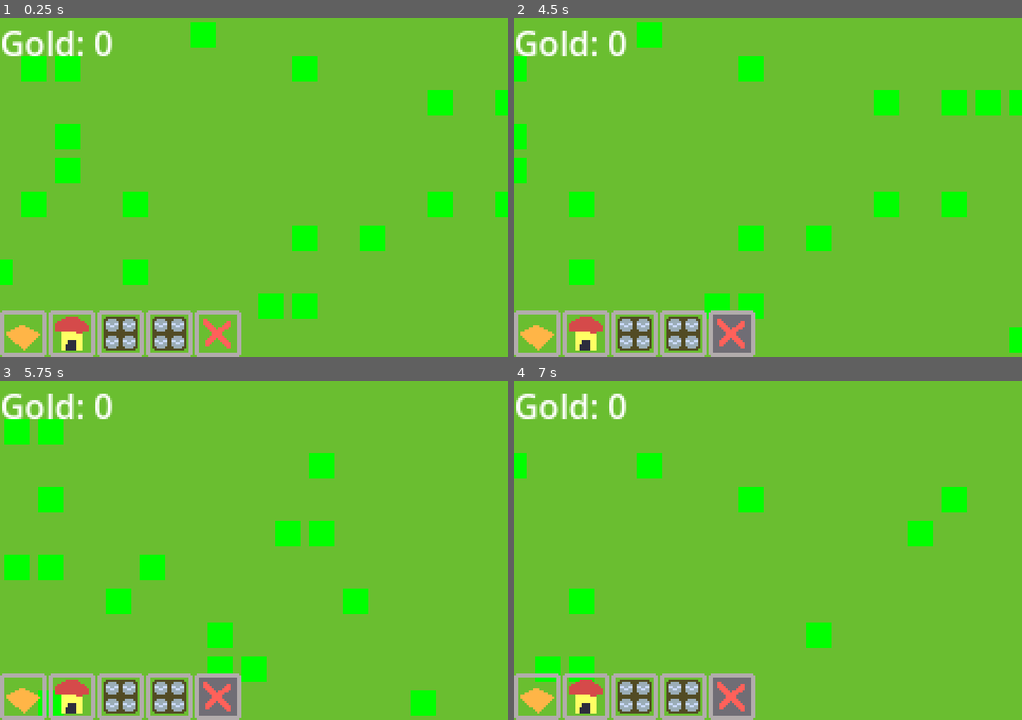
Above: before the commit, frames 1-4 (two rows, left to right).
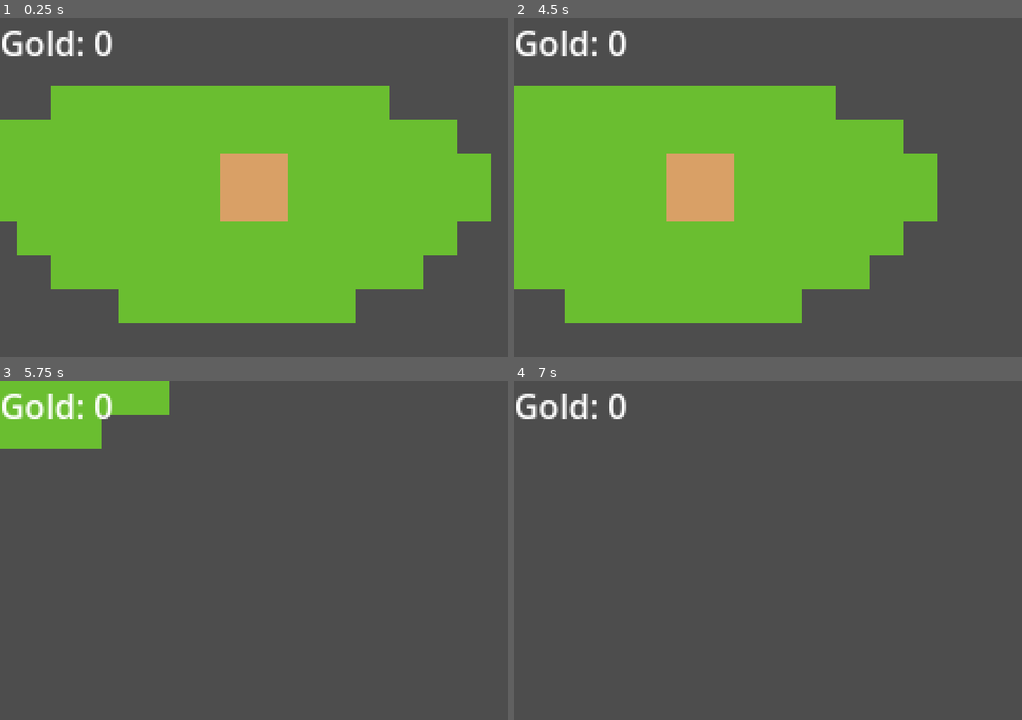
Above: after the commit, the same moments.

Repository: comfy-gamedev/ludum-dare-60
Game: Godot game, scene res://scenes/main/main.tscn
Same seed, same stepped clock (60 frames per second), same inputs: the game is played once before the commit and once after it. The engine's default icon, where the game draws it, is replaced by a stand-in: a white triangle on a blue panel in a dark square.
Inputs (mouse positions are in pixels of both pictures, inside the frame that each line leads up to):
- Up to frame 1 (0.25 s): no input
- Up to frame 2 (4.5 s): click (539, 333) at 0.52 s; click (585, 333) at 1.27 s; click (635, 333) at 2.02 s; click (681, 333) at 2.77 s; click (732, 333) at 3.52 s; tap Enter at 4.25 s; move the mouse to (879, 170) at 4.27 s; hold D (pan_right) from 4.28 s (still down); click (879, 170) at 4.42 s
- Up to frame 3 (5.75 s): move the mouse to (152, 567) at 5.02 s; release D (pan_right) at 5.03 s; hold S (pan_down) from 5.03 s (still down)
- Up to frame 4 (7 s): move the mouse to (818, 475) at 5.77 s; release S (pan_down) at 5.78 s; hold D (pan_right) 5.78-6.53 s; move the mouse to (742, 618) at 6.52 s; hold W (pan_up) from 6.53 s (still down); click (742, 618) at 6.67 s

The runs differ from the first frame. In frame 1, 51% of the frame differs, in the area x 0-100%, y 0-100%; in frame 2, 56%; in frame 3, 95%; in frame 4, 100%.
Error after the commit: Parse Error: The function signature doesn't match the parent. Parent signature is "can_place_item(Vector2i, Item) -> bool". (res://entities/buildings/homebase/…

Commit message:
Homebase

Diff:
--- /dev/null
+++ b/entities/buildings/homebase/homebase.gd
@@ -0,0 +1,100 @@
+extends BaseBuilding
+
+const ITEM_SPRITE = preload("uid://b6ueuaycfmiyo")
+const SLOT_OPEN = 2
+const SLOT_CLOSED = 0
+
+#var items: Array[ItemInstance] = [null, null, null, null, null, null, null, null]
+
+var slot_pos: Array[Vector2i] = [
+	Vector2i(1, 1),
+	Vector2i(0, 1),
+	Vector2i(-1, 1),
+	Vector2i(-1, 0),
+	Vector2i(-1, -1),
+	Vector2i(0, -1),
+	Vector2i(1, -1),
+	Vector2i(1, 0),
+]
+
+@onready var sprites: Array[Sprite2D] = [
+	$SlotSprite0,
+	$SlotSprite1,
+	$SlotSprite2,
+	$SlotSprite3,
+	$SlotSprite4,
+	$SlotSprite5,
+	$SlotSprite6,
+	$SlotSprite7,
+]
+
+
+func _init() -> void:
+	grid_transform_changed.connect(_grid_transform_changed)
+
+
+func _ready() -> void:
+	if is_preview:
+		_update()
+		return
+
+	for part in 9:
+		Main.current.building_add_part(self, _part_to_pos(part), part)
+
+	_update()
+
+
+func _part_to_pos(part: int) -> Vector2i:
+	if part == 8:
+		return grid_pos
+	return grid_pos + slot_pos[part]
+
+
+func _pos_to_part(pos: Vector2i) -> int:
+	var pp = pos - grid_pos
+	if pp == Vector2i.ZERO:
+		return 8
+	assert(pp in slot_pos)
+	return slot_pos.find(pp)
+
+
+func _grid_transform_changed() -> void:
+	_update.call_deferred()
+
+
+func can_place_item(pos: Vector2i) -> bool:
+	var part = _pos_to_part(pos)
+	if part == 8: return false
+	return true
+
+
+func can_take_item(_pos: Vector2i) -> bool:
+	return false
+
+
+func place_item(pos: Vector2i, item_inst: ItemInstance) -> void:
+	var part = _pos_to_part(pos)
+	print("place_item(%s, %s), part = %s" % [pos, item_inst, part])
+	assert(part < 8)
+	#assert(items[part] == null)
+	#items[part] = item_inst
+	if item_inst.sprite:
+		item_inst.sprite.queue_free()
+	Main.current.gold += item_inst.value
+	_update.call_deferred()
+
+
+func get_item(_pos: Vector2i) -> ItemInstance:
+	return null
+
+
+func take_item(_pos: Vector2i) -> ItemInstance:
+	assert(false)
+	return null
+
+
+func _update() -> void:
+	pass
+	#for part in 8:
+	#	if items[part]:
+	#		items[part].require_sprite().position = Vector2(_part_to_pos(part)) * GridMetric.GRID_PX
--- /dev/null
+++ b/entities/buildings/homebase/homebase.tscn
@@ -0,0 +1,76 @@
+[gd_scene format=3 uid="uid://xgk4sw8nurj8"]
+
+[ext_resource type="Script" uid="uid://cms8nwbv42ij7" path="res://entities/buildings/homebase/homebase.gd" id="1_hfr5c"]
+[ext_resource type="Texture2D" uid="uid://c3yyernxxl2g0" path="res://entities/buildings/homebase/homebase_center.png" id="1_xt1oo"]
+[ext_resource type="Texture2D" uid="uid://d082pk6q21lbm" path="res://entities/buildings/factory/factory.png" id="2_hfr5c"]
+
+[node name="Homebase" type="Node2D" unique_id=88169237]
+script = ExtResource("1_hfr5c")
+
+[node name="HomebaseCenter" type="Sprite2D" parent="." unique_id=2072700081]
+position = Vector2(8, 8)
+texture = ExtResource("1_xt1oo")
+
+[node name="SlotSprite0" type="Sprite2D" parent="." unique_id=127167537]
+position = Vector2(24, 24)
+scale = Vector2(2, 2)
+texture = ExtResource("2_hfr5c")
+hframes = 4
+vframes = 2
+frame = 2
+
+[node name="SlotSprite1" type="Sprite2D" parent="." unique_id=1973210380]
+position = Vector2(8, 24)
+scale = Vector2(2, 2)
+texture = ExtResource("2_hfr5c")
+hframes = 4
+vframes = 2
+frame = 2
+
+[node name="SlotSprite2" type="Sprite2D" parent="." unique_id=1737064230]
+position = Vector2(-8, 24)
+scale = Vector2(2, 2)
+texture = ExtResource("2_hfr5c")
+hframes = 4
+vframes = 2
+frame = 2
+
+[node name="SlotSprite3" type="Sprite2D" parent="." unique_id=1068211097]
+position = Vector2(-8, 8)
+scale = Vector2(2, 2)
+texture = ExtResource("2_hfr5c")
+hframes = 4
+vframes = 2
+frame = 2
+
+[node name="SlotSprite4" type="Sprite2D" parent="." unique_id=76287342]
+position = Vector2(-8, -8)
+scale = Vector2(2, 2)
+texture = ExtResource("2_hfr5c")
+hframes = 4
+vframes = 2
+frame = 2
+
+[node name="SlotSprite5" type="Sprite2D" parent="." unique_id=1897695915]
+position = Vector2(8, -8)
+scale = Vector2(2, 2)
+texture = ExtResource("2_hfr5c")
+hframes = 4
+vframes = 2
+frame = 2
+
+[node name="SlotSprite6" type="Sprite2D" parent="." unique_id=2076674736]
+position = Vector2(24, -8)
+scale = Vector2(2, 2)
+texture = ExtResource("2_hfr5c")
+hframes = 4
+vframes = 2
+frame = 2
+
+[node name="SlotSprite7" type="Sprite2D" parent="." unique_id=862962370]
+position = Vector2(24, 8)
+scale = Vector2(2, 2)
+texture = ExtResource("2_hfr5c")
+hframes = 4
+vframes = 2
+frame = 2
--- a/scenes/main/main.gd
+++ b/scenes/main/main.gd
@@ -11,6 +11,7 @@
 const HOUSE = preload("uid://6gtvs4ggkcwd")
 const TREE = preload("uid://bayold7n6brg0")
 const PIT = preload("uid://btc2onty6jr4i")
+const HOMEBASE = preload("uid://xgk4sw8nurj8")
 
 static var current: Main
 
@@ -54,11 +55,20 @@
 func _ready() -> void:
 	current = self
 
+	var hb = HOMEBASE.instantiate()
+	@warning_ignore("integer_division")
+	hb.grid_pos = WORLD_SIZE / 2
+	entity_root.add_child(hb)
+
 	for y in WORLD_SIZE.y:
 		for x in WORLD_SIZE.x:
 			var p := Vector2i(x, y)
 			surface_tile_map_layer.set_cell(p, 1, Vector2i(0, 0))
-			if randi_range(0, 10) == 0:
+
+	for y in WORLD_SIZE.y:
+		for x in WORLD_SIZE.x:
+			var p := Vector2i(x, y)
+			if randi_range(0, 10) == 0 and get_tile_type(p) == TileType.NOTHING:
 				var tree = TREE.instantiate()
 				tree.grid_pos = p
 				entity_root.add_child(tree)
--- a/systems/crafting/cookbook.gd
+++ b/systems/crafting/cookbook.gd
@@ -5,6 +5,7 @@
 const RECIPE_DIR = "res://systems/crafting/recipes/"
 
 static var recipes: Array[Recipe]
+
 
 static func _static_init() -> void:
 	for f in DirAccess.get_files_at(RECIPE_DIR):
Binary file removed: entities/buildings/factory/factory_atlas.png
Not shown, added: entities/buildings/homebase/homebase.gd.uid
Binary file added: entities/buildings/homebase/homebase_center.png
Not shown, changed: entities/buildings/homebase/homebase_center.png.import
